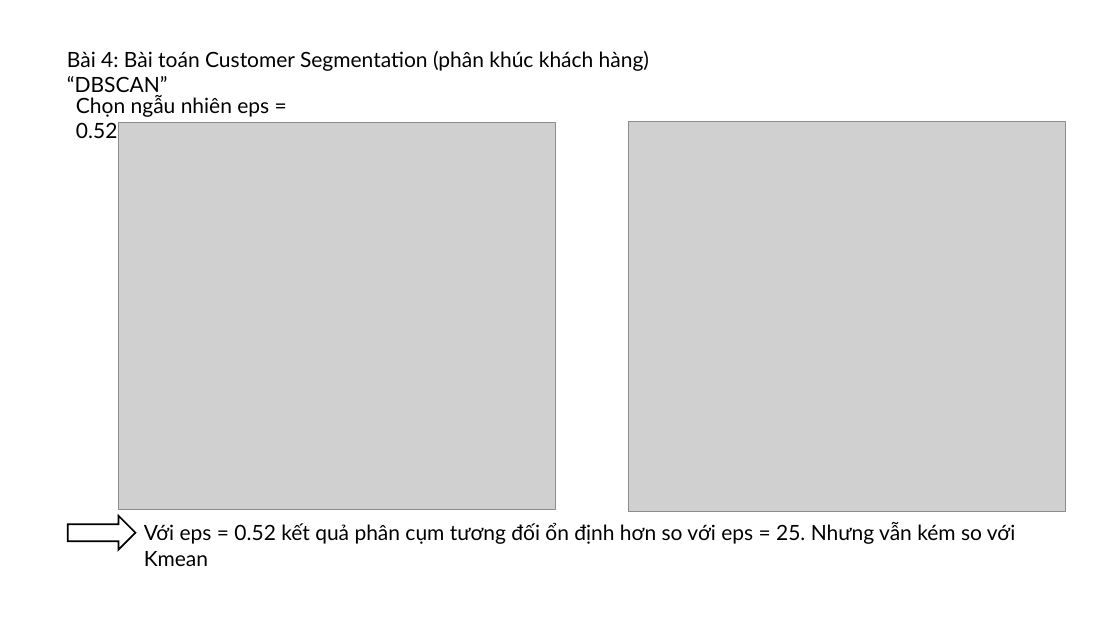
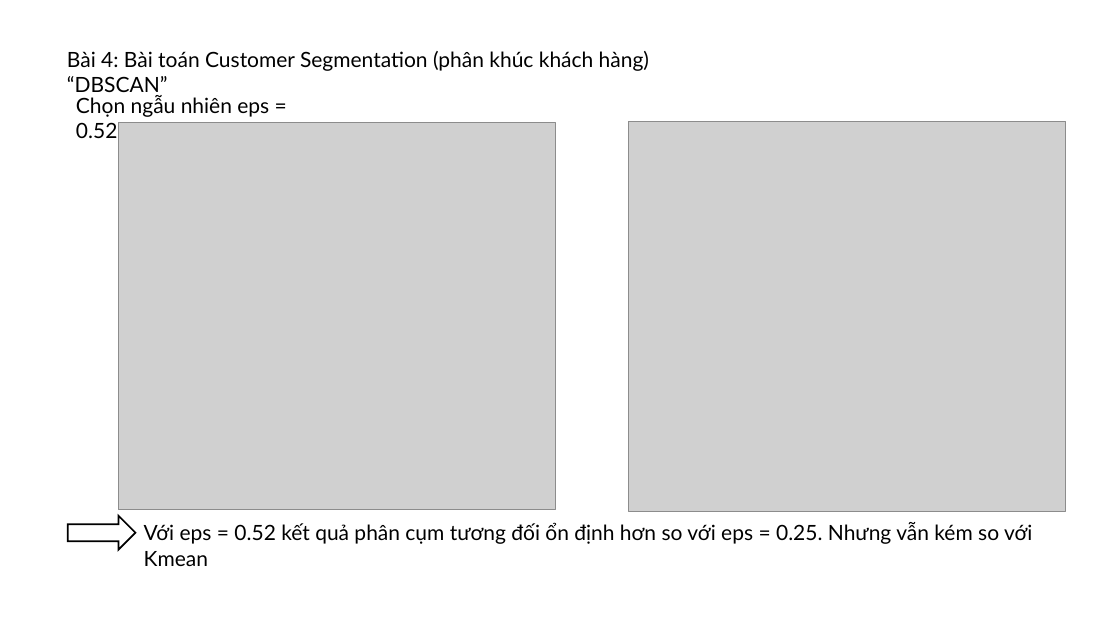
Before and after one commit to ngoctien1710/Th-th-ch-BAI-Labs, a slide deck: slide 6 of Bai_4/báo cáo/báo cáo bài 4.pptx. Drawn at 1120x630 pixels with LibreOffice and Linux fonts; fonts in the diff are those of the drawing; grey boxes stand for pictures. Boxes give left, top, right and bottom in pixels: in the first picture for what was removed or moved away, otherwise in the second. Text is boxed around its words. In the diff, an @@ line names an element or a change of style, - is before the commit and + after.

Commit message:
sửa lại cái ppt bài 4

```diff
--- a/Bai_4/báo cáo/báo cáo bài 4.pptx
+++ b/Bai_4/báo cáo/báo cáo bài 4.pptx
@@ text at <box>144,522,1032,544</box>: text changed @@
-Với eps = 0.52 kết quả phân cụm tương đối ổn định hơn so với eps = 25. Nhưng vẫn kém so với Kmean
+Với eps = 0.52 kết quả phân cụm tương đối ổn định hơn so với eps = 0.25. Nhưng vẫn kém so với Kmean
```
